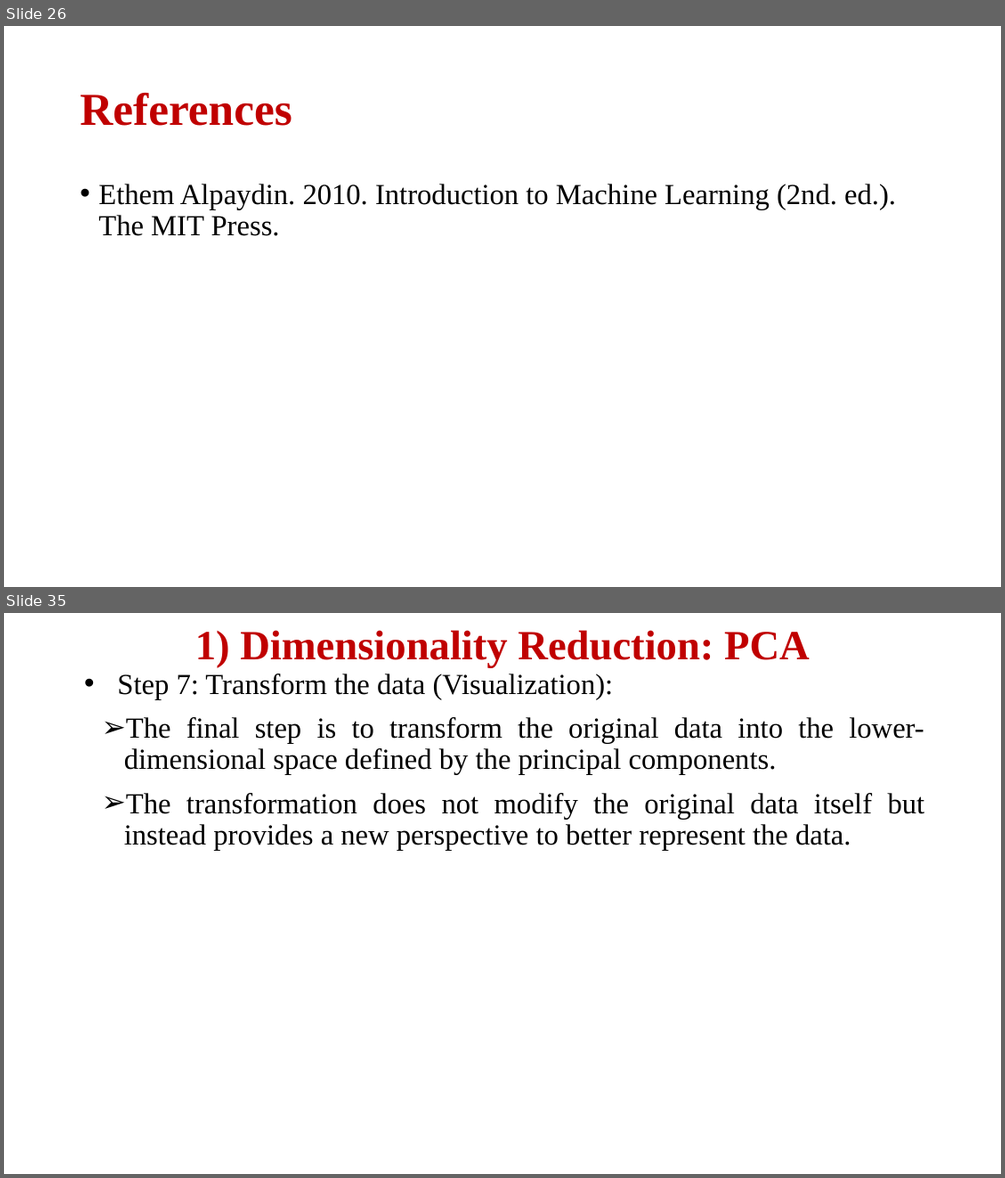
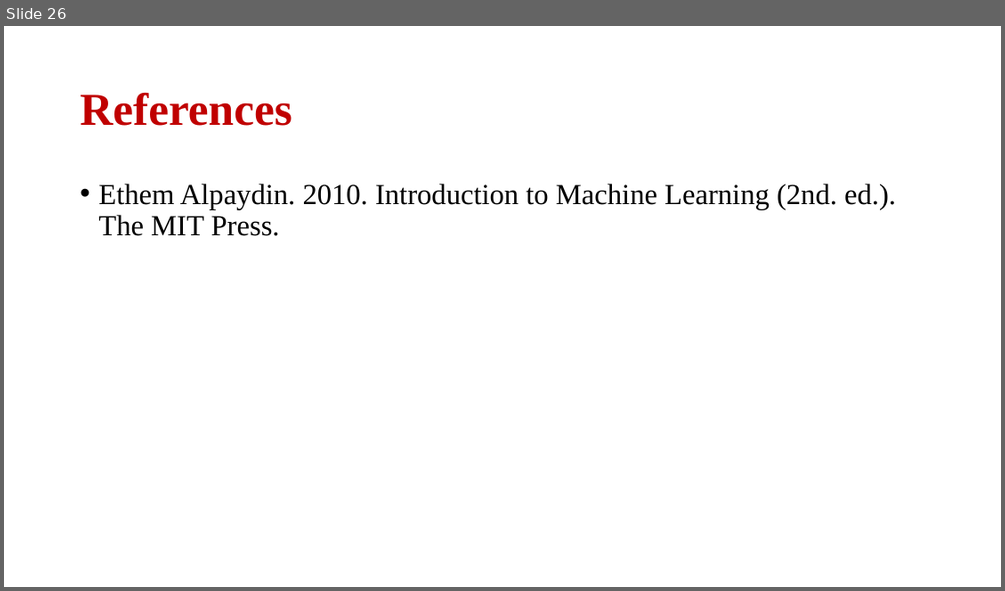
Before and after one commit to skysumitkumar/Du_Mca, a slide deck: 3rd_semester/Data_Science_with_python/PPT/Unit_1/Principal Component Analysis.pptx. Shown one above the other, each under a label of ours: slides 26 and 35 before the commit, slide 26 after it; the slides between them are not shown. The pictures are 1005x1178 and 1005x591 pixels, drawn with LibreOffice and Linux fonts; fonts in the diff are those of the drawing. Boxes give left, top, right and bottom in pixels: in the first picture for what was removed or moved away, otherwise in the second. Text is boxed around its words. In the diff, an @@ line names an element or a change of style, - is before the commit and + after.

```diff
--- a/3rd_semester/Data_Science_with_python/PPT/Unit_1/Principal Component Analysis.pptx
+++ b/3rd_semester/Data_Science_with_python/PPT/Unit_1/Principal Component Analysis.pptx
@@ slide 35 removed at box(4, 613, 1001, 1174), background #FFFFFF @@
@@ title removed at box(195, 630, 809, 668) @@
-1) Dimensionality Reduction: PCA
@@ text removed at box(117, 674, 925, 850) @@
-• Step 7: Transform the data (Visualization):
-  ➢ The final step is to transform the original data into the lower-dimensional space defined by the principal components.
-  ➢ The transformation does not modify the original data itself but instead provides a new perspective to better represent the data.
```
Also in this commit, not shown: 1 slide changed, 8 other slides removed.
